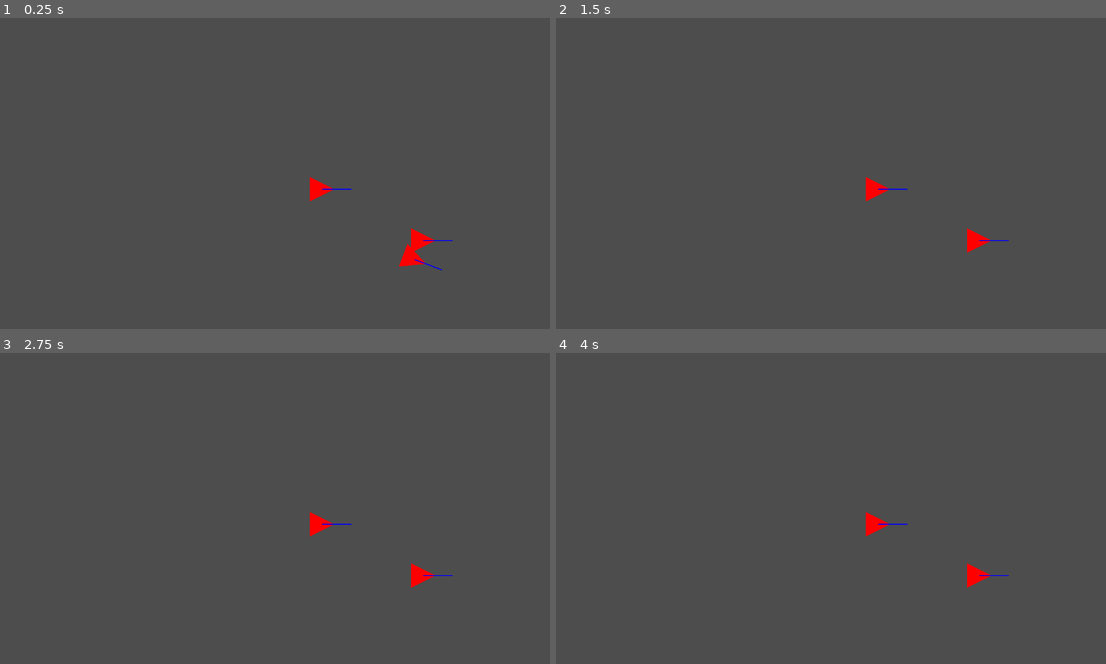
Above: before the commit, frames 1-4 (two rows, left to right).
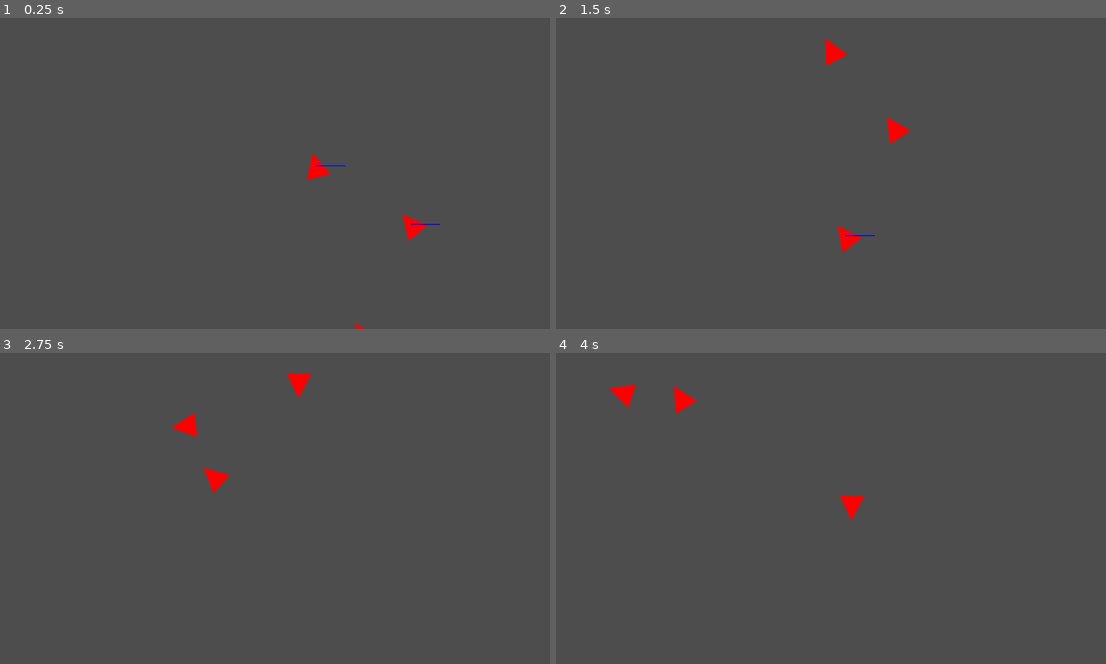
Above: after the commit, the same moments.

Repository: Joseph-D-Bradshaw/boids
Game: Godot game, scene res://main.tscn
Same seed, same stepped clock (60 frames per second), same inputs: the game is played once before the commit and once after it.
Inputs:
- Up to frame 1 (0.25 s): no input
- Up to frame 2 (1.5 s): no input
- Up to frame 3 (2.75 s): no input
- Up to frame 4 (4 s): no input

The runs differ from the first frame. In frame 1, 0.9% of the frame differs, in the area x 55-83%, y 43-100%; in frame 2, 1.0%, in the area x 48-83%, y 6-76%; in frame 3, 0.9%; in frame 4, 1.0%.

Commit message:
separation behaviour

Diff:
--- a/boid.gd
+++ b/boid.gd
@@ -1,51 +1,57 @@
-extends Node2D
+extends CharacterBody2D
 
-const KNN = 5
+const EPS = 0.001
 
 var neighbours = []
 
 @export var IS_DEAD = false
 
-@export var SPEED = 100.0
-@export var SEPARATION_FACTOR = 1.0
+@export var MIN_SPEED = 20.0
+@export var MAX_SPEED = 200.0
+@export var SPEED = 60.0
+@export_range(100.0, 1000.0, 10.0) var SEPARATION_FACTOR = 500.0
 @export var ALIGNMENT_FACTOR = 25.0
 @export var COHESION_FACTOR = 50.0
 
 @onready var separation_area: Area2D = $SeparationArea
-@onready var static_body_2d: StaticBody2D = %StaticBody2D
 @onready var separation_circle: CollisionShape2D = $SeparationArea/SeparationCollision
+@onready var line_2d = $Line2D
+@onready var polygon_2d = $Polygon2D
 
-func _process(delta):
+func _ready():
+	velocity = Vector2(randf() - 0.5, randf() - 0.5) * MAX_SPEED
+
+func _process(_delta):
 	if IS_DEAD: return
-	global_position += transform.x * SPEED * delta
-	separation(delta)
+	velocity *= SPEED
 
+	if velocity.length() < MIN_SPEED:
+		velocity = velocity.normalized() * MIN_SPEED
+	elif velocity.length() > MAX_SPEED:
+		velocity = velocity.normalized() * MAX_SPEED
 
-func separation(delta):
+	get_separation()
+	move_and_slide()
+
+	polygon_2d.look_at(global_position + velocity * 2)
+
+func get_separation():
 	var sep_neighbours = get_separation_neighbours()
+
 	if sep_neighbours:
-		var dir_to_neighbours := Vector2.ZERO
+		var separation := Vector2.ZERO
+
 		for n in sep_neighbours:
-			dir_to_neighbours += n.global_position - global_position
-		var sep_dir := dir_to_neighbours * -1.0
-		var diff = abs(separation_circle.shape.radius - sep_dir.length())
-		var angle = atan2(sep_dir.y, sep_dir.x)
-		var eased_angle = rotate_toward(rotation, angle, delta * SEPARATION_FACTOR * atan(diff))
-		rotation = eased_angle
+			var direction = (global_position - n.global_position)
+			var distance = direction.length()
+			var normalized_dir = direction / distance
+			var weight = 1 / (distance + EPS)
+			separation += normalized_dir * weight
+
+		line_2d.points[0] = Vector2(0, 0)
+		line_2d.points[1] = separation
+
+		velocity += separation * SEPARATION_FACTOR
 
 func get_separation_neighbours():
-	return separation_area.get_overlapping_bodies().filter(func(b): return b != static_body_2d)
-
-func get_k_nearest(k: int):
-	# TODO: Improve this to use a radius filter to minimize calculations
-	var nearest = func(a: Node2D, b: Node2D):
-		var a_diff = global_position - a.global_position
-		var b_diff = global_position - b.global_position
-		return a if a_diff < b_diff else b
-
-	#var local_boids = BoidManager.boids
-	#local_boids.sort_custom(nearest)
-	#return local_boids.slice(0, k)
-
-func calc_separation():
-	pass
+	return separation_area.get_overlapping_bodies().filter(func(b): return b != self)
--- a/boid.tscn
+++ b/boid.tscn
@@ -1,13 +1,19 @@
-[gd_scene load_steps=3 format=3 uid="uid://unomjhw557yv"]
+[gd_scene load_steps=4 format=3 uid="uid://unomjhw557yv"]
 
 [ext_resource type="Script" uid="uid://cd6lwixhslv0r" path="res://boid.gd" id="1_xur1n"]
 
+[sub_resource type="CircleShape2D" id="CircleShape2D_rwlh6"]
+radius = 30.0
+
 [sub_resource type="CircleShape2D" id="CircleShape2D_xur1n"]
-radius = 162.49615
+radius = 185.0027
 
-[node name="Boid" type="Node2D" groups=["boid"]]
+[node name="Boid" type="CharacterBody2D" groups=["boid"]]
+collision_mask = 0
 script = ExtResource("1_xur1n")
-SPEED = 200.0
+
+[node name="CollisionPolygon2D" type="CollisionShape2D" parent="."]
+shape = SubResource("CircleShape2D_rwlh6")
 
 [node name="Polygon2D" type="Polygon2D" parent="."]
 color = Color(1, 0, 0, 1)
@@ -18,12 +24,6 @@
 [node name="SeparationCollision" type="CollisionShape2D" parent="SeparationArea"]
 shape = SubResource("CircleShape2D_xur1n")
 
-[node name="StaticBody2D" type="StaticBody2D" parent="."]
-unique_name_in_owner = true
-
-[node name="CollisionPolygon2D" type="CollisionPolygon2D" parent="StaticBody2D"]
-polygon = PackedVector2Array(-25, -25, 25, 0, -25, 25)
-
 [node name="Line2D" type="Line2D" parent="."]
 points = PackedVector2Array(0, 0, 60, 0)
 width = 2.0
--- a/main.gd
+++ b/main.gd
@@ -1 +1,20 @@
 extends Node2D
+
+@onready var boundary_top = $BoundaryTop
+@onready var boundary_bottom = $BoundaryBottom
+@onready var boundary_left = $BoundaryLeft
+@onready var boundary_right = $BoundaryRight
+
+func _ready():
+	boundary_top.body_entered.connect(func(body: Node2D):
+		body.velocity.y *= -1.0
+	)
+	boundary_bottom.body_entered.connect(func(body: Node2D):
+		body.velocity.y *= -1.0
+	)
+	boundary_left.body_entered.connect(func(body: Node2D):
+		body.velocity.x *= -1.0
+	)
+	boundary_right.body_entered.connect(func(body: Node2D):
+		body.velocity.x *= -1.0
+	)
--- a/main.tscn
+++ b/main.tscn
@@ -1,38 +1,67 @@
-[gd_scene load_steps=3 format=3 uid="uid://dn18yoo2lhm1d"]
+[gd_scene load_steps=7 format=3 uid="uid://dn18yoo2lhm1d"]
 
 [ext_resource type="Script" uid="uid://vb6whfr3wht" path="res://main.gd" id="1_0xm2m"]
 [ext_resource type="PackedScene" uid="uid://unomjhw557yv" path="res://boid.tscn" id="1_ig7tw"]
+
+[sub_resource type="RectangleShape2D" id="RectangleShape2D_0xm2m"]
+size = Vector2(2152, 32)
+
+[sub_resource type="RectangleShape2D" id="RectangleShape2D_h2yge"]
+size = Vector2(29, 1218.5)
+
+[sub_resource type="RectangleShape2D" id="RectangleShape2D_1bvp3"]
+size = Vector2(31.25, 1224.5)
+
+[sub_resource type="RectangleShape2D" id="RectangleShape2D_lquwl"]
+size = Vector2(2142.5, 32)
 
 [node name="Main" type="Node2D"]
 script = ExtResource("1_0xm2m")
 
 [node name="Boid" parent="." instance=ExtResource("1_ig7tw")]
-position = Vector2(826, 498)
+position = Vector2(899, 472)
 
 [node name="DeadBoid" parent="." instance=ExtResource("1_ig7tw")]
-position = Vector2(893, 467)
-IS_DEAD = true
+position = Vector2(1209, 457)
 
 [node name="DeadBoid2" parent="." instance=ExtResource("1_ig7tw")]
 position = Vector2(799, 697)
-IS_DEAD = true
 
 [node name="DeadBoid3" parent="." instance=ExtResource("1_ig7tw")]
 position = Vector2(519, 723)
-IS_DEAD = true
 
 [node name="DeadBoid4" parent="." instance=ExtResource("1_ig7tw")]
 position = Vector2(1647, 850)
-IS_DEAD = true
 
 [node name="DeadBoid5" parent="." instance=ExtResource("1_ig7tw")]
 position = Vector2(965, 877)
-IS_DEAD = true
 
 [node name="DeadBoid6" parent="." instance=ExtResource("1_ig7tw")]
 position = Vector2(1272, 771)
-IS_DEAD = true
 
 [node name="DeadBoid7" parent="." instance=ExtResource("1_ig7tw")]
 position = Vector2(686, 362)
-IS_DEAD = true
+
+[node name="BoundaryTop" type="Area2D" parent="."]
+
+[node name="CollisionTop" type="CollisionShape2D" parent="BoundaryTop"]
+position = Vector2(1066, 6)
+shape = SubResource("RectangleShape2D_0xm2m")
+
+[node name="BoundaryRight" type="Area2D" parent="."]
+
+[node name="CollisionRight" type="CollisionShape2D" parent="BoundaryRight"]
+position = Vector2(2131, 599.75)
+shape = SubResource("RectangleShape2D_h2yge")
+
+[node name="BoundaryLeft" type="Area2D" parent="."]
+
+[node name="CollisionLeft" type="CollisionShape2D" parent="BoundaryLeft"]
+position = Vector2(7.375, 600.75)
+shape = SubResource("RectangleShape2D_1bvp3")
+
+[node name="BoundaryBottom" type="Area2D" parent="."]
+
+[node name="CollisionBottom" type="CollisionShape2D" parent="BoundaryBottom"]
+position = Vector2(1067.75, 1194)
+shape = SubResource("RectangleShape2D_lquwl")
